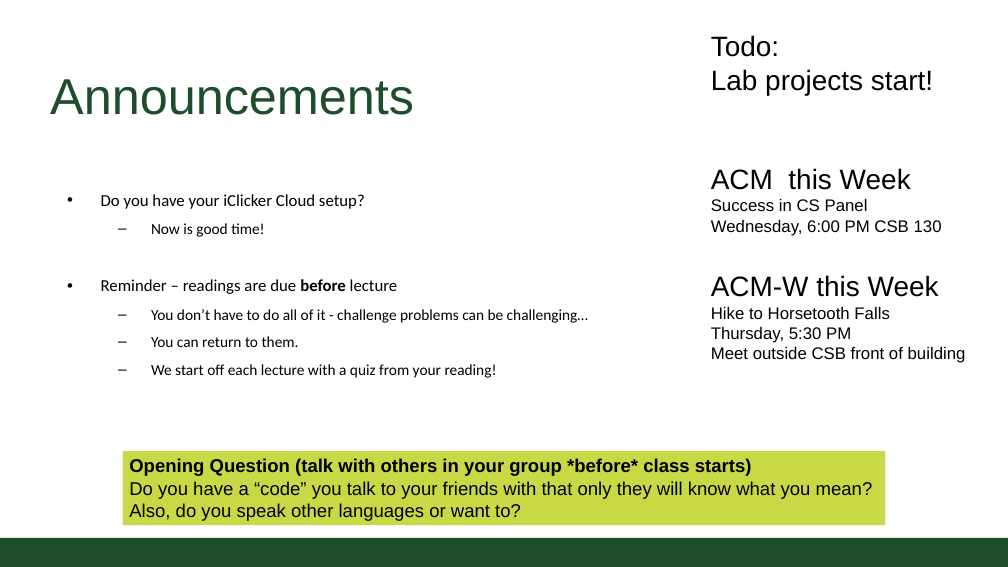
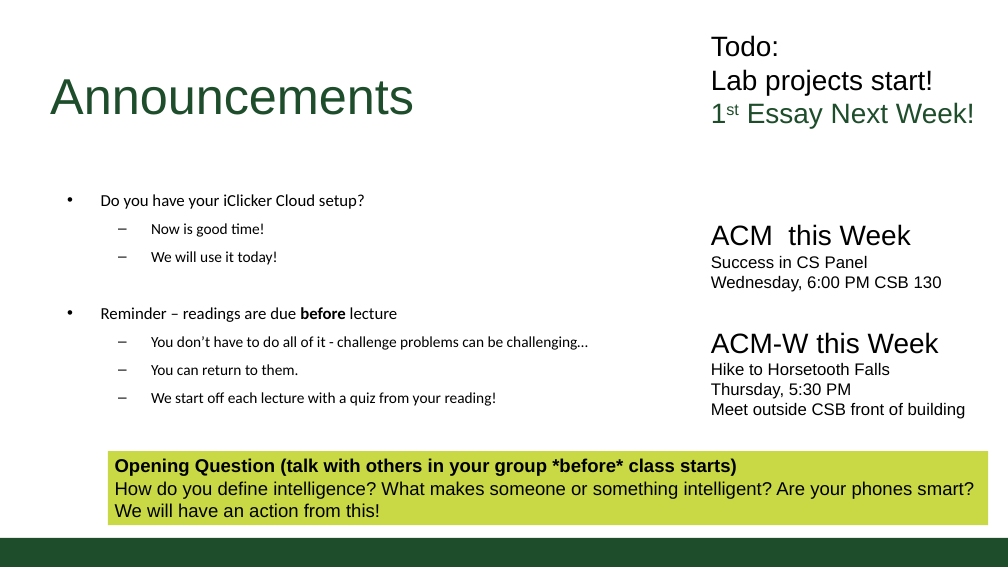
Before and after one commit to CSU-CS150B/handouts, a slide deck: slide 2 of Slides/On-Campus/02_01_turing_expressions_and_functions.pptx. Drawn at 1008x567 pixels with LibreOffice and Linux fonts; fonts in the diff are those of the drawing; background and template pictures are left out. Boxes give left, top, right and bottom in pixels: in the first picture for what was removed or moved away, otherwise in the second. Text is boxed around its words. In the diff, an @@ line names an element or a change of style, - is before the commit and + after.

Commit message:
update slides for lecture

```diff
--- a/Slides/On-Campus/02_01_turing_expressions_and_functions.pptx
+++ b/Slides/On-Campus/02_01_turing_expressions_and_functions.pptx
@@ text at [747, 102, 975, 128]: paragraph added @@
+1st Essay Next Week!
@@ text "ACM this Week": place and size @@
-text "ACM this Week" at [711, 168, 966, 363]
+text "ACM this Week" at [711, 224, 966, 419]
@@ text at [151, 251, 278, 265]: paragraph added @@
+  – We will use it today!
@@ rectangle "Opening Question (talk with others ...": place and size @@
-rectangle "Opening Question (talk with others ..." at [123, 451, 885, 525]
+rectangle "Opening Question (talk with others ..." at [108, 451, 989, 525]
@@ text in rectangle at [115, 481, 974, 517]: text changed @@
-Do you have a “code” you talk to your friends with that only they will know what you mean?
-Also, do you speak other languages or want to?
+How do you define intelligence? What makes someone or something intelligent? Are your phones smart?
+We will have an action from this!
```
Also in this commit, not shown: 5 other slides changed, 3 slides added, 1 other file.
